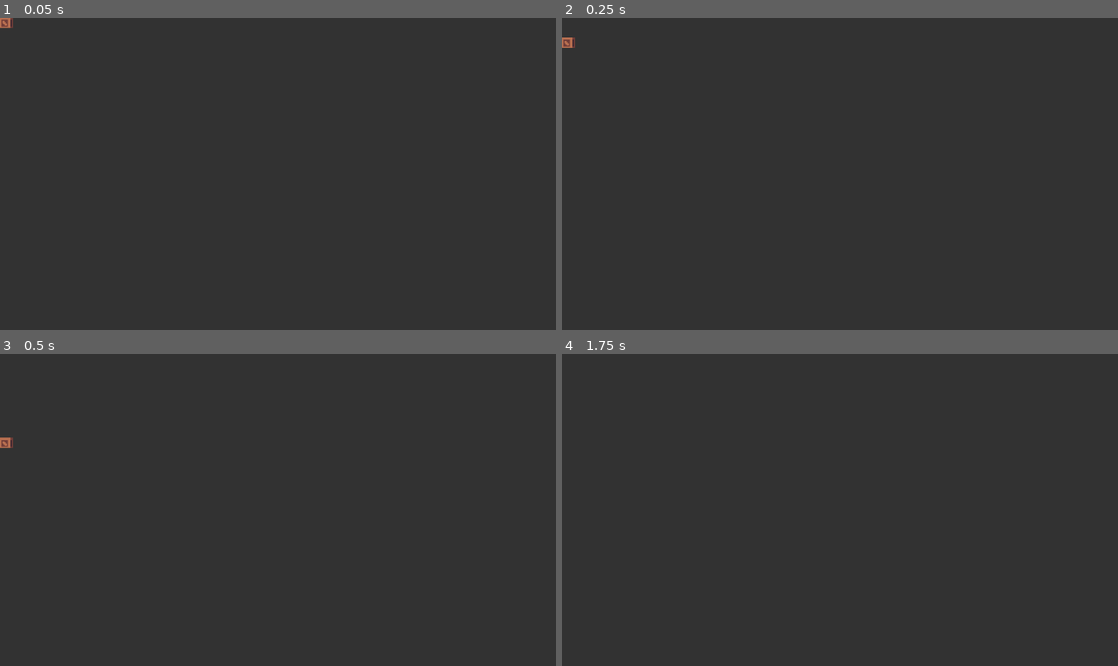
Above: before the commit, frames 1-4 (two rows, left to right).
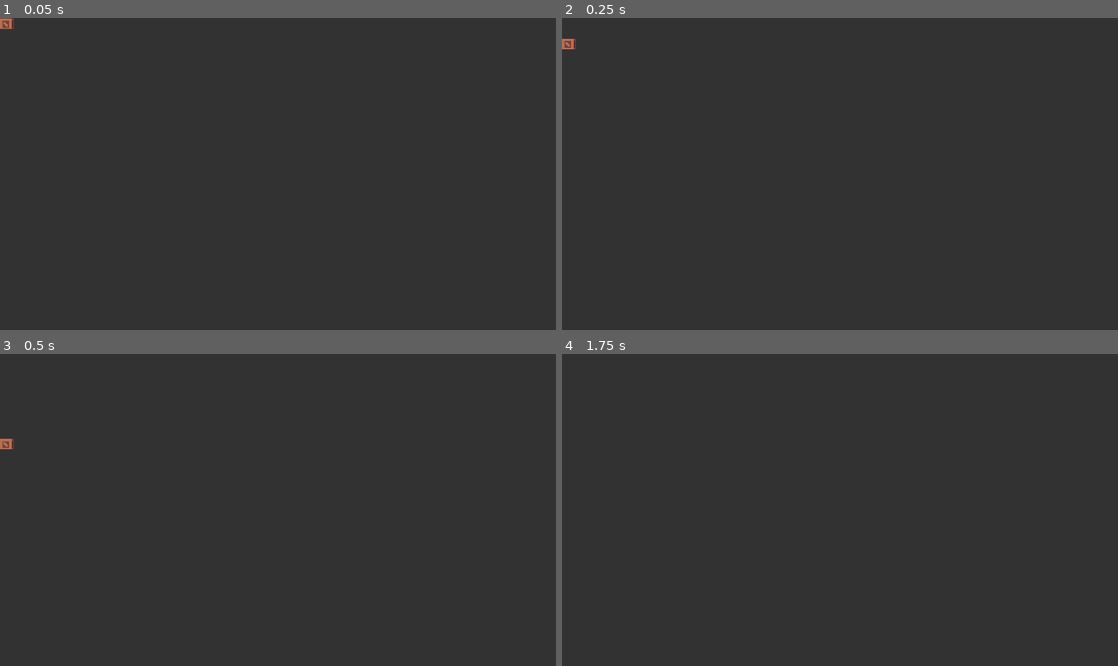
Above: after the commit, the same moments.

Repository: Joao-victor-da-silva/Let_Me_Brew
Game: Godot game, scene res://prefabs/caixa.tscn
Two runs of this game, one before a commit and one after it. Both use one fixed random seed, a clock stepped at 60 frames per second and the inputs below. This scene is started directly instead of the project's main scene.
Inputs:
- Up to frame 1 (0.05 s): no input
- Up to frame 2 (0.25 s): no input
- Up to frame 3 (0.5 s): no input
- Up to frame 4 (1.75 s): tap Enter at 1.25 s

The runs differ from the first frame. In frame 1, less than 0.1% of the frame differs, in the area x 0-3%, y 0-4%; in frame 2, less than 0.1%, in the area x 0-3%, y 6-11%; in frame 3, less than 0.1%; in frame 4, nothing differs.

Commit message:
caixa base

Diff:
--- a/prefabs/caixa.tscn
+++ b/prefabs/caixa.tscn
@@ -7,13 +7,14 @@
 size = Vector2(12, 9)
 
 [node name="Caixa" type="RigidBody2D"]
-position = Vector2(5, 0)
+position = Vector2(6, 1)
 collision_layer = 16
 collision_mask = 9
 mass = 1.365
 gravity_scale = 0.63
 freeze_mode = 1
 script = ExtResource("1_joywy")
+id_magia = 3
 
 [node name="Sprite2D" type="Sprite2D" parent="."]
 texture_filter = 1
--- a/scripts/cenario/mobilia.gd
+++ b/scripts/cenario/mobilia.gd
@@ -1,9 +1,24 @@
 extends RigidBody2D
+@export var id_magia = 0
 
 #apredendo loop
 func _ready() -> void:
+	var efeito = false
+	controle_magia(id_magia)
+	pass
 
-	var casado = true
-
-	for i in 9:
-		print("ola mundo ", i, casado)
+func controle_magia(id_magia):
+	match id_magia:
+		0:
+			print("normal")
+			set_collision_mask_value(8, false)
+		1:
+			print("fogo")
+			set_collision_mask_value(8, true)
+		2:
+			print("gelo")
+			set_collision_mask_value(8, true)
+		3:
+			print("telecinese")
+			set_collision_mask_value(8, true)
+	pass
